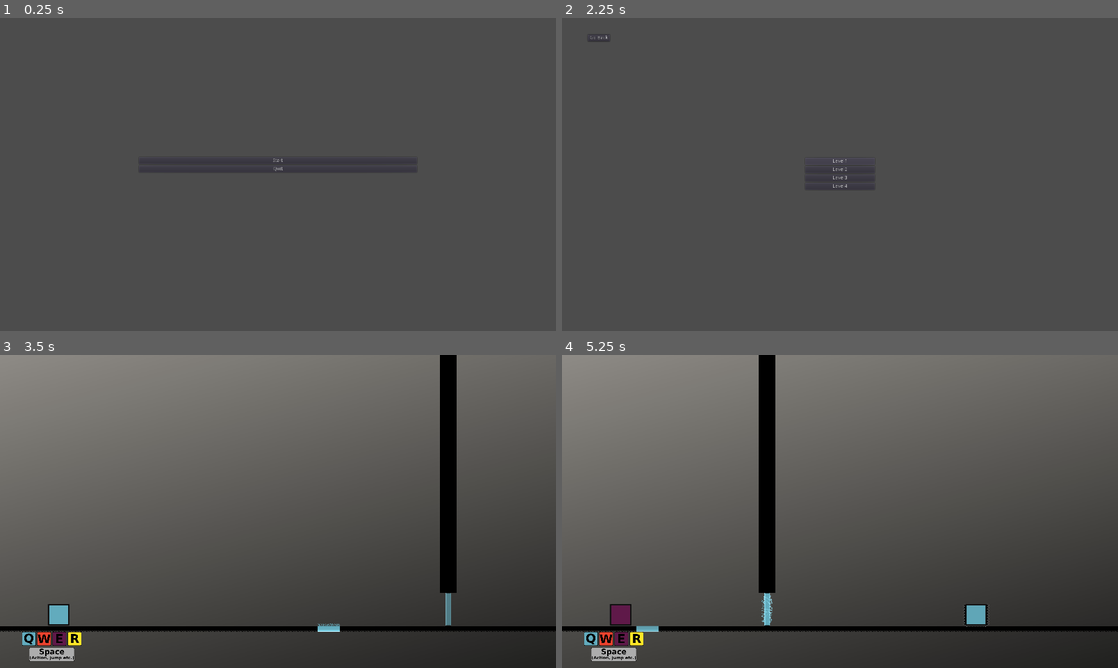
Above: before the commit, frames 1-4 (two rows, left to right).
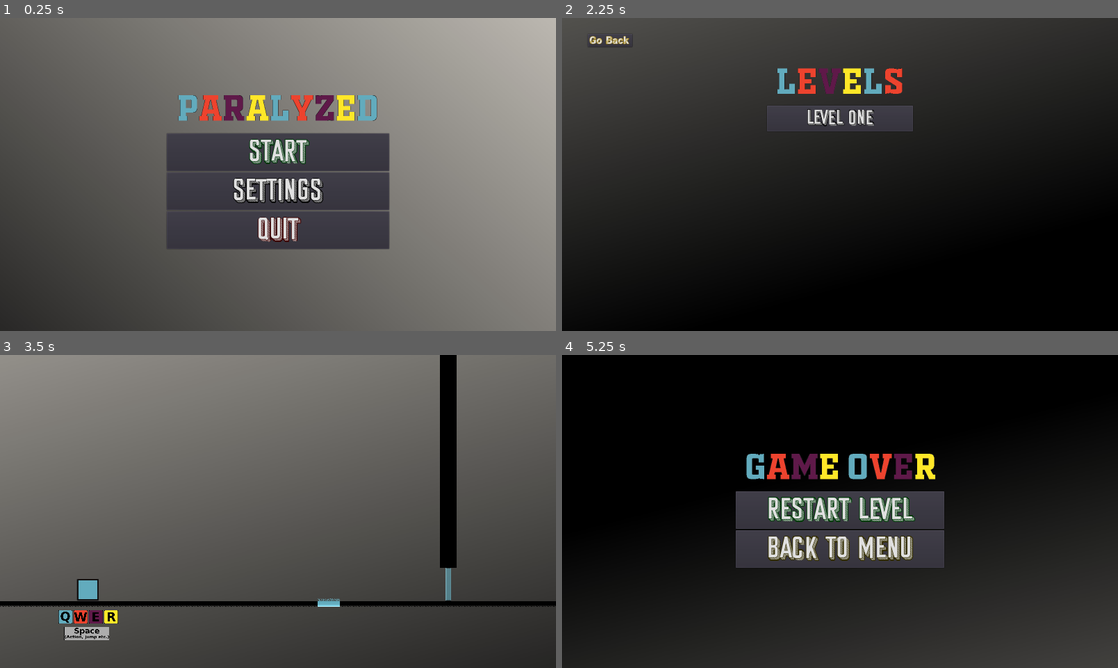
Above: after the commit, the same moments.

Repository: TheSeahorse/Paralyzed
Game: Godot game, scene res://Source/main.tscn
Two runs of this game, one before a commit and one after it. Both use one fixed random seed, a clock stepped at 60 frames per second and the inputs below.
Inputs:
- Up to frame 1 (0.25 s): no input
- Up to frame 2 (2.25 s): click "Start" at 0.5 s; click "Go Back" at 1.25 s; click "Start" at 2 s
- Up to frame 3 (3.5 s): click "Level1" (after the commit: "Level one") at 2.75 s
- Up to frame 4 (5.25 s): tap Space (action) at 3.6 s; tap Q (cyan) at 4.35 s; tap E (purple) at 5.1 s

The runs differ from the first frame. In frame 1, 58% of the frame differs, in the area x 0-100%, y 0-100%; in frame 2, 84%; in frame 3, 5.3%; in frame 4, 80%.

Commit message:
menu changes and car

Diff:
--- a/Source/Actors/player.tscn
+++ b/Source/Actors/player.tscn
@@ -46,11 +46,12 @@
 script = ExtResource( 3 )
 
 [node name="player_sprite" type="AnimatedSprite" parent="."]
-position = Vector2( 0, -32 )
+position = Vector2( 84, -104 )
 frames = SubResource( 1 )
 animation = "cyan"
 
 [node name="Deathcollision" type="Area2D" parent="."]
+position = Vector2( 84, -72 )
 collision_layer = 0
 collision_mask = 10
 
@@ -60,13 +61,13 @@
 shape = SubResource( 2 )
 
 [node name="CollisionShape2D" type="CollisionShape2D" parent="."]
-position = Vector2( 0, -31 )
+position = Vector2( 84, -103 )
 shape = SubResource( 3 )
 
 [node name="ParallaxBackground" type="ParallaxBackground" parent="."]
 
 [node name="White Background" type="Sprite" parent="ParallaxBackground"]
-position = Vector2( -2339, -1298 )
+position = Vector2( -1459, -1473 )
 texture = ExtResource( 2 )
 centered = false
 
@@ -79,16 +80,17 @@
 editor_draw_drag_margin = true
 
 [node name="hud_space" type="Sprite" parent="Camera2D"]
-position = Vector2( -651, 411 )
+position = Vector2( -550, 351 )
 scale = Vector2( 0.433332, 0.433332 )
 texture = ExtResource( 8 )
 
 [node name="keyboard_hud" type="Sprite" parent="Camera2D"]
-position = Vector2( -651, 366 )
+position = Vector2( -546, 303 )
 scale = Vector2( 0.438997, 0.441667 )
 texture = ExtResource( 7 )
 
 [node name="Jumpcollision" type="Area2D" parent="."]
+position = Vector2( 84, -72 )
 collision_layer = 0
 collision_mask = 2
 
--- a/Source/Menues/gameover.tscn
+++ b/Source/Menues/gameover.tscn
@@ -1,38 +1,57 @@
-[gd_scene load_steps=2 format=2]
+[gd_scene load_steps=7 format=2]
 
 [ext_resource path="res://Source/Menues/gameover.gd" type="Script" id=1]
+[ext_resource path="res://Character models/Menues/Fonts/Sunset Boulevard.otf" type="DynamicFontData" id=2]
+[ext_resource path="res://Character models/World/gray gradient.svg" type="Texture" id=3]
+[ext_resource path="res://Character models/Menues/Game_over_header.png" type="Texture" id=4]
+
+[sub_resource type="DynamicFont" id=1]
+size = 96
+outline_size = 2
+outline_color = Color( 0, 0.227451, 0.0352941, 1 )
+font_data = ExtResource( 2 )
+
+[sub_resource type="DynamicFont" id=2]
+size = 96
+outline_size = 2
+outline_color = Color( 0.196078, 0.172549, 0, 1 )
+font_data = ExtResource( 2 )
 
 [node name="gameover" type="CanvasLayer"]
 script = ExtResource( 1 )
 
 [node name="VBoxContainer" type="VBoxContainer" parent="."]
 visible = false
-margin_left = 800.0
-margin_top = 450.0
-margin_right = 1120.0
+margin_left = 500.0
+margin_top = 260.0
+margin_right = 1100.0
 margin_bottom = 580.0
 __meta__ = {
 "_edit_use_anchors_": false
 }
 
-[node name="Game Over" type="Label" parent="VBoxContainer"]
-modulate = Color( 0.482353, 0, 0, 1 )
-margin_right = 320.0
-margin_bottom = 14.0
-text = "GAME OVER"
-align = 1
-valign = 1
+[node name="Sprite" type="Sprite" parent="VBoxContainer"]
+position = Vector2( 1983, 1122 )
+rotation = -3.13237
+texture = ExtResource( 3 )
+
+[node name="TextureRect" type="TextureRect" parent="VBoxContainer"]
+margin_right = 600.0
+margin_bottom = 128.0
+texture = ExtResource( 4 )
 
 [node name="restartLevel" type="Button" parent="VBoxContainer"]
-margin_top = 18.0
-margin_right = 320.0
-margin_bottom = 38.0
+margin_top = 132.0
+margin_right = 600.0
+margin_bottom = 239.0
+custom_fonts/font = SubResource( 1 )
 text = "Restart Level"
 
 [node name="backMenu" type="Button" parent="VBoxContainer"]
-margin_top = 42.0
-margin_right = 320.0
-margin_bottom = 62.0
+margin_top = 243.0
+margin_right = 600.0
+margin_bottom = 350.0
+custom_fonts/font = SubResource( 2 )
 text = "Back to menu"
 [connection signal="pressed" from="VBoxContainer/restartLevel" to="." method="_on_restartLevel_pressed"]
 [connection signal="pressed" from="VBoxContainer/backMenu" to="." method="_on_backMenu_pressed"]
--- a/Source/Menues/levelMenu.tscn
+++ b/Source/Menues/levelMenu.tscn
@@ -1,6 +1,35 @@
-[gd_scene load_steps=2 format=2]
+[gd_scene load_steps=11 format=2]
 
 [ext_resource path="res://Source/Menues/levelMenu.gd" type="Script" id=1]
+[ext_resource path="res://Character models/World/gray gradient.svg" type="Texture" id=2]
+[ext_resource path="res://Character models/Menues/Levels_header.png" type="Texture" id=3]
+[ext_resource path="res://Character models/Menues/Fonts/Sunset Boulevard.otf" type="DynamicFontData" id=4]
+[ext_resource path="res://Character models/Menues/Fonts/RetroNewVersion-v6Jy.otf" type="DynamicFontData" id=5]
+
+[sub_resource type="DynamicFont" id=1]
+size = 64
+outline_size = 1
+outline_color = Color( 0, 0, 0, 1 )
+font_data = ExtResource( 4 )
+
+[sub_resource type="DynamicFont" id=2]
+size = 64
+font_data = ExtResource( 4 )
+
+[sub_resource type="DynamicFont" id=3]
+size = 64
+font_data = ExtResource( 4 )
+
+[sub_resource type="DynamicFont" id=4]
+size = 64
+font_data = ExtResource( 4 )
+
+[sub_resource type="DynamicFont" id=5]
+size = 24
+outline_size = 1
+outline_color = Color( 0.639216, 0.509804, 0.054902, 1 )
+extra_spacing_top = 5
+font_data = ExtResource( 5 )
 
 [node name="menu" type="Control"]
 anchor_right = 1.0
@@ -10,49 +39,54 @@
 "_edit_use_anchors_": false
 }
 
-[node name="go_back" type="Button" parent="."]
-visible = false
-margin_left = 74.0
-margin_top = 47.0
-margin_right = 138.0
-margin_bottom = 67.0
-text = "Go Back"
+[node name="levels" type="VBoxContainer" parent="."]
+margin_left = 590.0
+margin_top = 120.0
+margin_right = 1010.0
+margin_bottom = 494.0
 __meta__ = {
 "_edit_use_anchors_": false
 }
 
-[node name="levels" type="VBoxContainer" parent="."]
-visible = false
-margin_left = 700.0
-margin_top = 402.0
-margin_right = 900.0
-margin_bottom = 682.0
-__meta__ = {
-"_edit_use_anchors_": false
-}
+[node name="background" type="Sprite" parent="levels"]
+position = Vector2( -1115, -498 )
+texture = ExtResource( 2 )
+
+[node name="levels_header" type="TextureRect" parent="levels"]
+margin_right = 420.0
+margin_bottom = 128.0
+texture = ExtResource( 3 )
 
 [node name="level1" type="Button" parent="levels"]
-margin_right = 200.0
-margin_bottom = 20.0
-text = "Level1"
+margin_top = 132.0
+margin_right = 420.0
+margin_bottom = 206.0
+custom_fonts/font = SubResource( 1 )
+text = "Level one"
 
 [node name="level2" type="Button" parent="levels"]
-margin_top = 24.0
-margin_right = 200.0
-margin_bottom = 44.0
-text = "Level2"
+visible = false
+margin_top = 210.0
+margin_right = 420.0
+margin_bottom = 284.0
+custom_fonts/font = SubResource( 2 )
+text = "Level two"
 
 [node name="level3" type="Button" parent="levels"]
-margin_top = 48.0
-margin_right = 200.0
-margin_bottom = 68.0
-text = "Level3"
+visible = false
+margin_top = 210.0
+margin_right = 420.0
+margin_bottom = 284.0
+custom_fonts/font = SubResource( 3 )
+text = "Level three"
 
 [node name="level4" type="Button" parent="levels"]
-margin_top = 72.0
-margin_right = 200.0
-margin_bottom = 92.0
-text = "Level4"
+visible = false
+margin_top = 210.0
+margin_right = 420.0
+margin_bottom = 284.0
+custom_fonts/font = SubResource( 4 )
+text = "Level four"
 
 [node name="leveltemplate" type="Button" parent="levels"]
 visible = false
@@ -60,9 +94,20 @@
 margin_right = 200.0
 margin_bottom = 116.0
 text = "Level template"
-[connection signal="pressed" from="go_back" to="." method="_on_goBack_pressed"]
+
+[node name="go_back" type="Button" parent="."]
+margin_left = 74.0
+margin_top = 46.0
+margin_right = 203.0
+margin_bottom = 77.0
+custom_fonts/font = SubResource( 5 )
+text = "Go Back"
+__meta__ = {
+"_edit_use_anchors_": false
+}
 [connection signal="pressed" from="levels/level1" to="." method="_on_level_pressed" binds= [ "level1" ]]
 [connection signal="pressed" from="levels/level2" to="." method="_on_level_pressed" binds= [ "level2" ]]
 [connection signal="pressed" from="levels/level3" to="." method="_on_level_pressed" binds= [ "level3" ]]
 [connection signal="pressed" from="levels/level4" to="." method="_on_level_pressed" binds= [ "level4" ]]
 [connection signal="pressed" from="levels/leveltemplate" to="." method="_on_level_pressed" binds= [ "LevelTemplate" ]]
+[connection signal="pressed" from="go_back" to="." method="_on_goBack_pressed"]
--- a/Source/Menues/mainMenu.tscn
+++ b/Source/Menues/mainMenu.tscn
@@ -1,6 +1,27 @@
-[gd_scene load_steps=2 format=2]
+[gd_scene load_steps=8 format=2]
 
 [ext_resource path="res://Source/Menues/mainMenu.gd" type="Script" id=1]
+[ext_resource path="res://Character models/Menues/Fonts/Sunset Boulevard.otf" type="DynamicFontData" id=2]
+[ext_resource path="res://Character models/World/gray gradient.svg" type="Texture" id=3]
+[ext_resource path="res://Character models/Menues/Logo_template.png" type="Texture" id=4]
+
+[sub_resource type="DynamicFont" id=1]
+size = 96
+outline_size = 2
+outline_color = Color( 0, 0.211765, 0.0431373, 1 )
+font_data = ExtResource( 2 )
+
+[sub_resource type="DynamicFont" id=3]
+size = 96
+outline_size = 2
+outline_color = Color( 0, 0, 0, 1 )
+font_data = ExtResource( 2 )
+
+[sub_resource type="DynamicFont" id=2]
+size = 96
+outline_size = 2
+outline_color = Color( 0.231373, 0, 0, 1 )
+font_data = ExtResource( 2 )
 
 [node name="mainMenu" type="Control"]
 anchor_right = 1.0
@@ -11,31 +32,43 @@
 }
 
 [node name="menu" type="VBoxContainer" parent="."]
-visible = false
-margin_left = 400.0
-margin_top = 400.0
-margin_right = 1200.0
-margin_bottom = 600.0
+margin_left = 480.0
+margin_top = 200.0
+margin_right = 1120.0
+margin_bottom = 800.0
 __meta__ = {
 "_edit_use_anchors_": false
 }
 
+[node name="background" type="Sprite" parent="menu"]
+position = Vector2( 640, 356 )
+rotation = 0.979452
+texture = ExtResource( 3 )
+
+[node name="logo" type="TextureRect" parent="menu"]
+margin_right = 640.0
+margin_bottom = 128.0
+texture = ExtResource( 4 )
+
 [node name="Start" type="Button" parent="menu"]
-margin_right = 800.0
-margin_bottom = 20.0
+margin_top = 132.0
+margin_right = 640.0
+margin_bottom = 239.0
+custom_fonts/font = SubResource( 1 )
 text = "Start"
 
 [node name="Settings" type="Button" parent="menu"]
-visible = false
-margin_top = 24.0
-margin_right = 1680.0
-margin_bottom = 44.0
+margin_top = 243.0
+margin_right = 640.0
+margin_bottom = 350.0
+custom_fonts/font = SubResource( 3 )
 text = "Settings"
 
 [node name="Quit" type="Button" parent="menu"]
-margin_top = 24.0
-margin_right = 800.0
-margin_bottom = 44.0
+margin_top = 354.0
+margin_right = 640.0
+margin_bottom = 461.0
+custom_fonts/font = SubResource( 2 )
 text = "Quit"
 [connection signal="pressed" from="menu/Start" to="." method="_on_Start_pressed"]
 [connection signal="pressed" from="menu/Quit" to="." method="_on_Quit_pressed"]
--- a/Source/Menues/pauseMenu.tscn
+++ b/Source/Menues/pauseMenu.tscn
@@ -1,6 +1,20 @@
-[gd_scene load_steps=2 format=2]
+[gd_scene load_steps=6 format=2]
 
 [ext_resource path="res://Source/Menues/pauseMenu.gd" type="Script" id=1]
+[ext_resource path="res://Character models/Menues/paused_header.png" type="Texture" id=2]
+[ext_resource path="res://Character models/Menues/Fonts/Sunset Boulevard.otf" type="DynamicFontData" id=3]
+
+[sub_resource type="DynamicFont" id=1]
+size = 64
+outline_size = 1
+outline_color = Color( 0, 0.203922, 0.00392157, 1 )
+font_data = ExtResource( 3 )
+
+[sub_resource type="DynamicFont" id=2]
+size = 64
+outline_size = 1
+outline_color = Color( 0.235294, 0.141176, 0, 1 )
+font_data = ExtResource( 3 )
 
 [node name="pauseMenu" type="CanvasLayer"]
 pause_mode = 2
@@ -8,31 +22,31 @@
 
 [node name="VBoxContainer" type="VBoxContainer" parent="."]
 visible = false
-margin_left = 800.0
-margin_top = 450.0
-margin_right = 1120.0
+margin_left = 600.0
+margin_top = 300.0
+margin_right = 1000.0
 margin_bottom = 600.0
 __meta__ = {
 "_edit_use_anchors_": false
 }
 
-[node name="Label" type="Label" parent="VBoxContainer"]
-modulate = Color( 0, 0, 0, 1 )
-margin_right = 320.0
-margin_bottom = 14.0
-text = "PAUSED"
-align = 1
+[node name="TextureRect" type="TextureRect" parent="VBoxContainer"]
+margin_right = 420.0
+margin_bottom = 128.0
+texture = ExtResource( 2 )
 
 [node name="continue" type="Button" parent="VBoxContainer"]
-margin_top = 18.0
-margin_right = 320.0
-margin_bottom = 38.0
+margin_top = 132.0
+margin_right = 420.0
+margin_bottom = 206.0
+custom_fonts/font = SubResource( 1 )
 text = "Continue"
 
 [node name="mainMenu" type="Button" parent="VBoxContainer"]
-margin_top = 42.0
-margin_right = 320.0
-margin_bottom = 62.0
-text = "Main Menu"
+margin_top = 210.0
+margin_right = 420.0
+margin_bottom = 284.0
+custom_fonts/font = SubResource( 2 )
+text = "back to menu"
 [connection signal="pressed" from="VBoxContainer/continue" to="." method="_on_continue_pressed"]
 [connection signal="pressed" from="VBoxContainer/mainMenu" to="." method="_on_mainMenu_pressed"]
Binary file added: Character models/Menues/Fonts/OldSport02AthleticNcv-E0gj.ttf
Binary file added: Character models/Menues/Fonts/RetroNewVersion-v6Jy.otf
Binary file added: Character models/Menues/Fonts/Sunset Boulevard.otf
Binary file added: Character models/Menues/Game_over_header.png
Not shown, added: Character models/Menues/Game_over_header.png.import
Binary file added: Character models/Menues/Levels_header.png
Not shown, added: Character models/Menues/Levels_header.png.import
Binary file added: Character models/Menues/Logo_template.png
Not shown, added: Character models/Menues/Logo_template.png.import
Binary file added: Character models/Menues/paused_header.png
Not shown, added: Character models/Menues/paused_header.png.import
